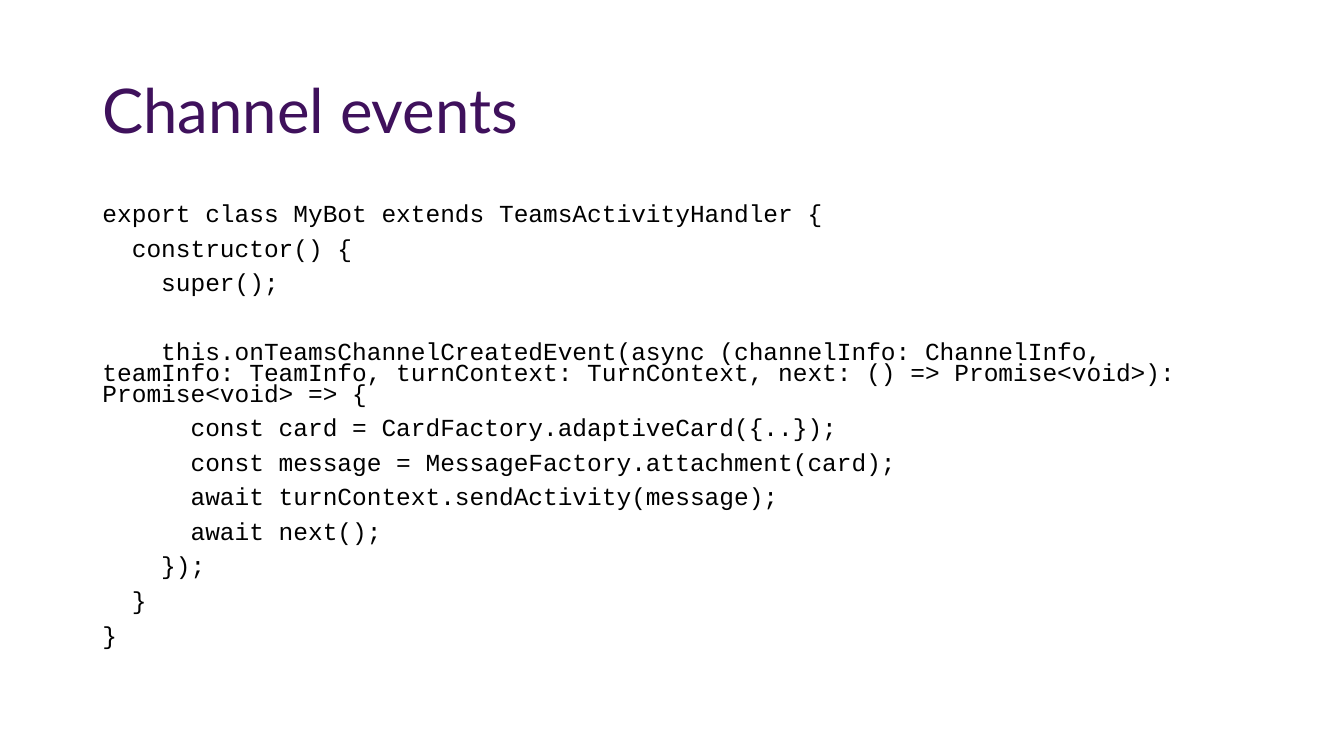
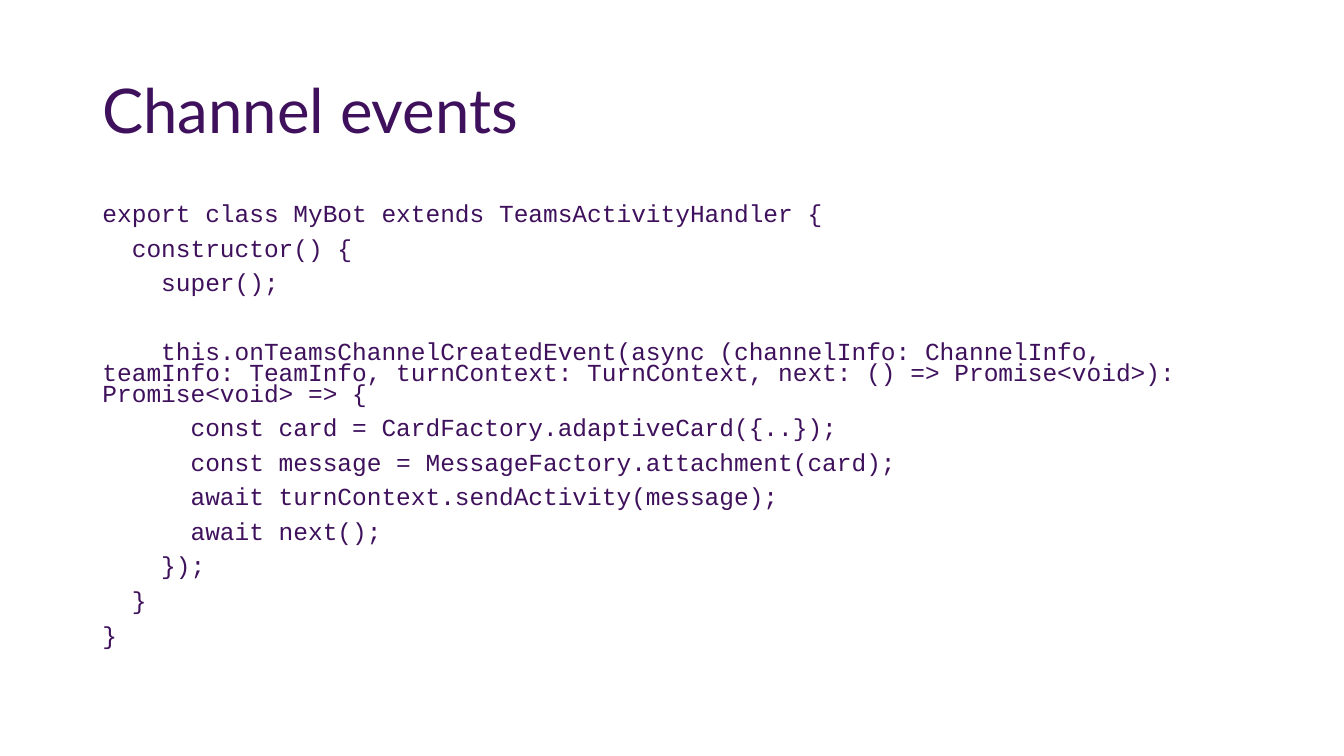
Before and after one commit to OfficeDev/TrainingContent, a slide deck: slide 24 of Teams/40 Conversational Bots/slides.pptx. Drawn at 1344x756 pixels with LibreOffice and Linux fonts; fonts in the diff are those of the drawing; background and template pictures are left out. Boxes give left, top, right and bottom in pixels: in the first picture for what was removed or moved away, otherwise in the second. Text is boxed around its words. In the diff, an @@ line names an element or a change of style, - is before the commit and + after.

```diff
--- a/Teams/40 Conversational Bots/slides.pptx
+++ b/Teams/40 Conversational Bots/slides.pptx
@@ text "export class MyBot extends TeamsActivityHandler ..." at [102, 204, 1174, 545]: text colour #000000 to #3F115C @@
```
Also in this commit, not shown: 9 other slides changed, 38 other files.
